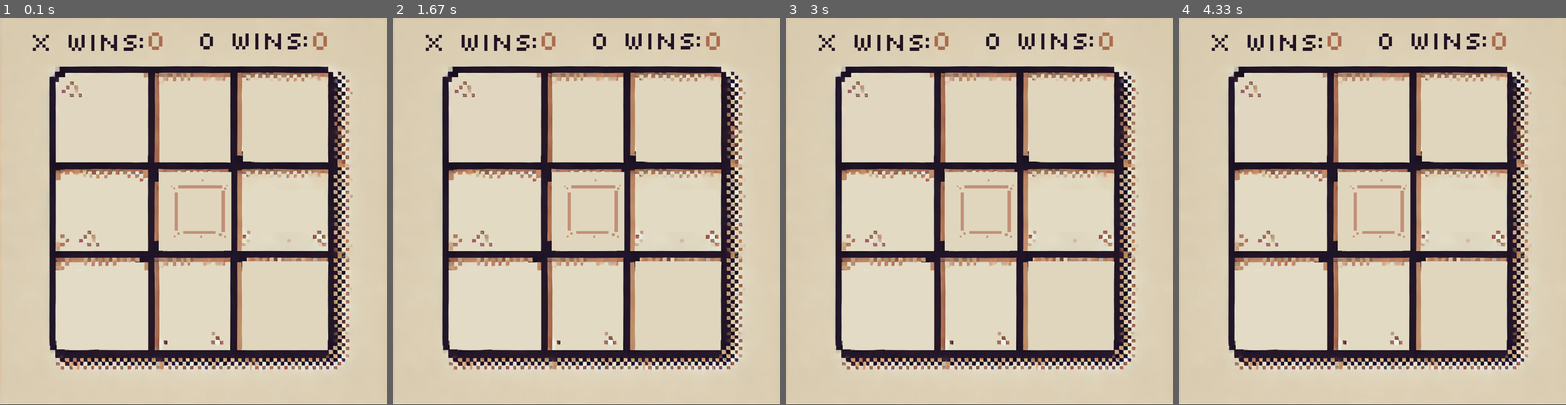
Above: before the commit, frames 1-4 (left to right).
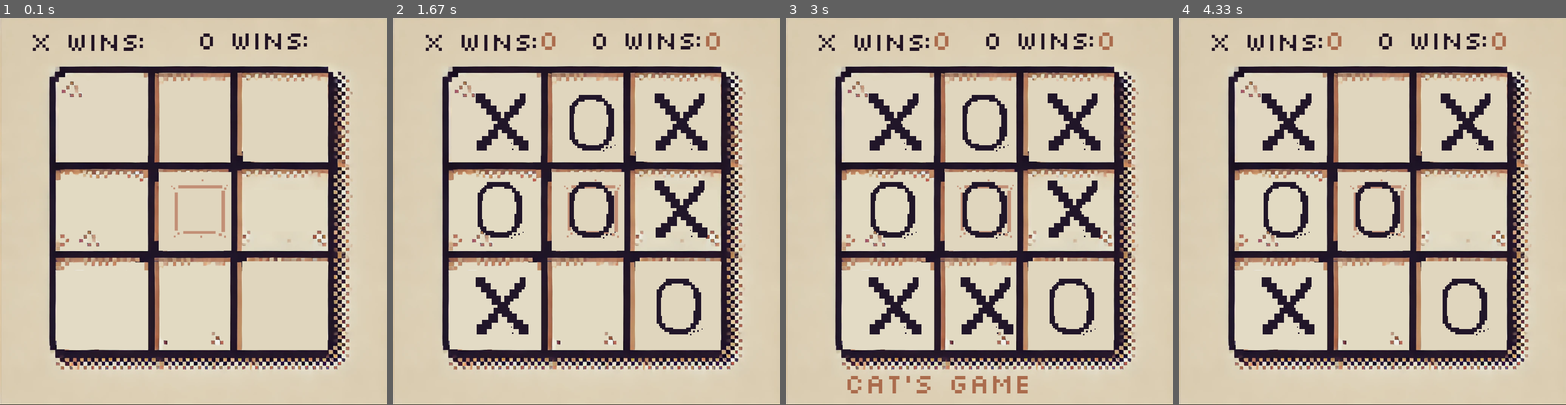
Above: after the commit, the same moments.

Repository: gentry-atkinson/TicTacToe-Pygame
Game: pygame game, started from main_c_vs_c.py
The game is run twice, just before and just after one commit, with the same random seed, the same clock (stepped at 60 frames per second) and the same inputs.
Inputs:
- Up to frame 1 (0.1 s): no input
- Up to frame 2 (1.67 s): no input
- Up to frame 3 (3 s): no input
- Up to frame 4 (4.33 s): no input

The runs differ from the first frame. In frame 1, 0.2% of the frame differs, in the area x 38-85%, y 3-9%; in frame 2, 5.4%; in frame 3, 7.0%, in the area x 15-82%, y 19-97%; in frame 4, 4.1%.

Commit message:
set up c v c games

Diff:
--- a/main_c_vs_c.py
+++ b/main_c_vs_c.py
@@ -59,7 +59,7 @@
     if win_label:
         screen.blit(win_label, (120, 730))
 
-def computer_move(Xs, Os) -> tuple:
+def o_computer_move(Xs, Os) -> tuple:
     def get_moves(Xs, Os):
         possible_moves = set([(a, b) for a in range(3) for b in range(3)])
         possible_moves = possible_moves.difference(Xs, Os)
@@ -137,6 +137,84 @@
     # Return the move with the highest evaluation
     return list(evals.keys())[-1]
 
+def x_computer_move(Xs, Os) -> tuple:
+    def get_moves(Xs, Os):
+        possible_moves = set([(a, b) for a in range(3) for b in range(3)])
+        possible_moves = possible_moves.difference(Xs, Os)
+        return list(possible_moves)
+
+    def evaluate(Xs, Os, move) -> int:
+        score = 0
+        r = move[0]
+        c = move[1]
+
+
+        os_in_row = len(set([(r,0), (r,1), (r,2)]).intersection(Os))
+        xs_in_row = len(set([(r,0), (r,1), (r,2)]).intersection(Xs))
+
+        # Rows w/ two xs is good
+        if xs_in_row == 2:
+            score += 100
+        elif os_in_row ==2:
+            score += 99
+        elif xs_in_row == 1 and os_in_row==0:
+            score += 10
+        elif os_in_row == 1:
+            score += 5
+
+        os_in_col = len(set([(0,c), (1,c), (2,c)]).intersection(Os))
+        xs_in_col = len(set([(0,c), (1,c), (2,c)]).intersection(Xs))
+        # Columns w/ two xs is good
+        if xs_in_col == 2:
+            score += 100
+        elif os_in_col ==2:
+            score += 99
+        elif xs_in_col == 1 and os_in_col==0:
+            score += 10
+        elif xs_in_col == 1:
+            score += 5
+
+        # # \ Diagnol w/ two Os is good
+        if r==c:
+            os_in_backslash = len(set([(0,0), (1,1), (2,2)]).intersection(Os))
+            xs_in_backslash = len(set([(0,0), (1,1), (2,2)]).intersection(Xs))
+            if xs_in_backslash == 2:
+                score += 100
+            elif os_in_backslash == 2:
+                score += 99
+            elif xs_in_backslash == 1 and os_in_backslash == 0:
+                score += 11
+            elif os_in_backslash == 1:
+                score += 5
+
+        # # \ Diagnol w/ two Os is good
+        if c==(2-r):
+            os_in_forwardslash = len(set([(0,2), (1,1), (2,0)]).intersection(Os))
+            xs_in_forwardslash = len(set([(0,2), (1,1), (2,0)]).intersection(Xs))
+            if xs_in_forwardslash == 2:
+                score += 100
+            elif os_in_forwardslash == 2:
+                score += 99
+            elif xs_in_forwardslash == 1 and os_in_forwardslash == 0:
+                score += 11
+            elif os_in_forwardslash == 1:
+                score += 5
+
+        # Corners are good
+        if move in [(0,0), (0,2), (2,2), (2,0)]:
+            score += 10
+
+        return score
+
+    # Evaluate every possible move
+    possible_moves = get_moves(Xs, Os)
+    shuffle(possible_moves)
+    evals = {move : evaluate(Xs, Os, move) for move in possible_moves}
+    evals = {i:j for (i, j) in sorted(evals.items(), key=lambda x: x[1])}
+
+    # Return the move with the highest evaluation
+    return list(evals.keys())[-1]
+
 def x_winner(Xs) -> bool:
     for row in range(0,3):
         if (row, 0) in Xs and  (row, 1) in Xs and  (row, 2) in Xs:
@@ -181,9 +259,7 @@
 
     X_score = 0
     O_score = 0
-
-    pressable = True
-    player_turn = True
+    x_turn = True
 
     win_str = ""
     new_mark = None
@@ -198,46 +274,28 @@
         clock.tick(FPS)
         dt = clock.get_time()
 
-        new_mark = None
-        # Get Keyboard Inputs
-        if player_turn:
-            keys = pygame.key.get_pressed()
-            # Handle keyboard input
-            if keys[pygame.K_UP] and pressable:
-                highlighted = (max(highlighted[0]-1, 0), highlighted[1])
-                pressable = False
-            elif keys[pygame.K_DOWN] and pressable:
-                highlighted = (min(highlighted[0]+1, 2), highlighted[1])
-                pressable = False
-            elif keys[pygame.K_LEFT] and pressable:
-                highlighted = (highlighted[0], max(highlighted[1]-1, 0))
-                pressable = False
-            elif keys[pygame.K_RIGHT] and pressable:
-                highlighted = (highlighted[0], min(highlighted[1]+1, 2))
-                pressable = False
-            elif keys[pygame.K_SPACE] and pressable:
-                new_mark = highlighted
-                player_turn = False
-                pressable = False
-            else:
-                pressable = True
-
-            if new_mark in Xs or new_mark in Os:
+        if x_turn:
+            new_mark = None
+            pygame.time.delay(200)
+            new_mark = x_computer_move(Xs, Os)
+
+            if new_mark in Os or new_mark in Xs:
                 win_str = "Duplicate mark."
                 O_score += 1
             else:
-                if new_mark:
-                    Xs.add(new_mark)
+                Xs.add(new_mark)
                 if x_winner(Xs):
-                    win_str = "X wins!"
+                    win_str = "X wins"
                     X_score += 1
-            new_mark = None
-
-        elif len(Xs) + len(Os) == 9:
+            x_turn = False
+
+
+        if len(Xs) + len(Os) == 9:
             win_str = "Cat's Game"
 
-        elif not player_turn and win_str == "":
-            new_mark = computer_move(Xs, Os)
+        elif win_str == "":
+            pygame.time.delay(200)
+            new_mark = o_computer_move(Xs, Os)
 
             if new_mark in Os or new_mark in Xs:
                 win_str = "Duplicate mark."
@@ -247,7 +305,7 @@
                 if o_winner(Os):
                     win_str = "O wins"
                     O_score += 1
-            player_turn = True
+            x_turn = True
 
 
         # Break main loop on quit
@@ -270,5 +328,5 @@
             Xs = set()
             Os = set()
             win_str = ""
-            player_turn = True
+            x_turn = True
             pygame.time.delay(1000)
